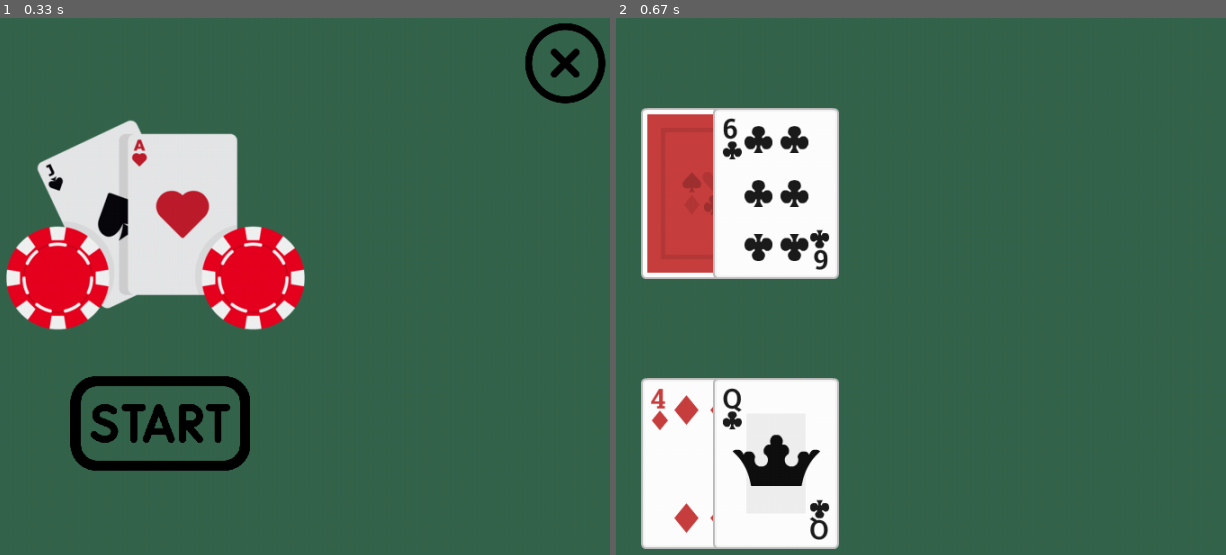
Above: before the commit, frames 1-2 (left to right).
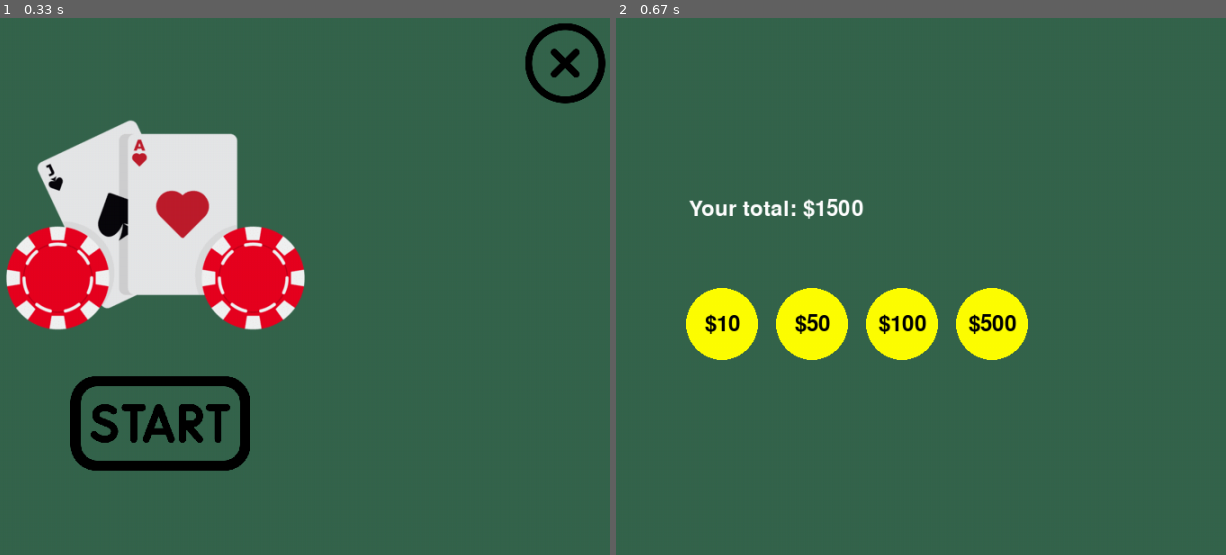
Above: after the commit, the same moments.

Repository: gracestalker/pygame_2_cards
Game: pygame game, started from game.py
The game is run twice, just before and just after one commit, with the same random seed, the same clock (stepped at 60 frames per second) and the same inputs.
Inputs (mouse positions are in pixels of both pictures, inside the frame that each line leads up to):
- Up to frame 1 (0.33 s): no input
- Up to frame 2 (0.67 s): click (774, 420) at 0.38 s

Frame 1 is identical in both runs. In frame 2, 26% of the frame differs, in the area x 4-68%, y 16-99%.

Commit message:
adding betting functions

Diff:
--- /dev/null
+++ b/betting.py
@@ -0,0 +1,47 @@
+import pygame
+
+
+def betting(screen, total, chip_values, width, height, table_color):
+
+    font = pygame.font.Font(None, 36)
+    chip_rects = []
+
+    # create chip buttons
+    # center them
+    chip_y = height // 2
+    chip_x = width // 2 - (len(chip_values) * 50) // 2
+
+    for i, value in enumerate(chip_values):
+        rect = pygame.Rect(chip_x + i * 100, chip_y, 80, 80)
+        chip_rects.append((rect, value))
+
+    betting = True
+    while betting:
+        # background for betting screen
+        screen.fill((table_color))
+
+        # display betting process
+        prompt = font.render(f"Your total: ${total}", True, (255,255,255))
+        screen.blit(prompt, (width // 2 - prompt.get_width() // 2, height // 3))
+
+        # draw chips
+        for rect, value in chip_rects:
+            pygame.draw.ellipse(screen, (255,255,0), rect)
+            text = font.render(f"${value}", True, (0,0,0))
+            screen.blit(text, (rect.centerx - text.get_width() // 2, rect.centery - text.get_height() // 2))
+
+        pygame.display.flip()
+
+        for event in pygame.event.get():
+            if event.type == pygame.QUIT:
+                pygame.quit()
+                exit()
+
+            if event.type == pygame.MOUSEBUTTONDOWN:
+                mouse_pos = pygame.mouse.get_pos()
+                for rect, value in chip_rects:
+                    if rect.collidepoint(mouse_pos):
+                        if value > total:
+                            print("You cannot bet more than your total.")
+                        else:
+                            return value
--- a/game.py
+++ b/game.py
@@ -3,6 +3,7 @@
 import os
 import hands
 from titlescreen import title_screen
+import betting
 
 
 # Initialize variables of game
@@ -11,6 +12,7 @@
 table_color = (53, 101, 77)
 card_back = pygame.image.load('assets/kenney_boardgame-pack/PNG/Cards/cardBack_red5.png')
 title_color = (0, 0, 255)
+player_balance = 1500
 
 
 # create a dictionary for the images to be loaded into the game
@@ -41,7 +43,13 @@
     return deck
 
 
-def main_game(screen):
+def main_game(screen, player_balance):
+
+    # betting
+    chip_values = [10, 50, 100, 500]
+    bet = betting.betting(screen, player_balance, chip_values, width, height, table_color)
+    total_bet = bet
+
     # initializing background
     background = hands.build_background(width, height, table_color)
 
@@ -53,12 +61,14 @@
     player_turn = True
     game_over = False
 
+
     running = True
     while running:
 
         if not game_over:
             # starting the background from the top of the screen
             screen.blit(background, (0, 0))
+
 
             # deal hands to player and dealer in their spots
             hands.display_hand(screen, dealer_hand, 100, 100, card_images, card_back, hidden=player_turn)
@@ -75,18 +85,21 @@
             player_total = hands.calculate_hand(player_hand, card_values)
             dealer_total = hands.calculate_hand(dealer_hand, card_values)
             result = ""
+
             if player_total > 21:
                 result = "Bust! Dealer wins."
+                player_balance -= total_bet
             elif dealer_total > 21 or player_total > dealer_total:
                 result = "Congratulations! You win!"
+                player_balance += total_bet
             elif player_total < dealer_total:
                 result = "You lost! Dealer wins."
+                player_balance -= total_bet
             else:
                 result = "It's a tie!"
 
-            hands.result_screen(result, screen, width, height, table_color)
-
-            # show the instructions to restart or quit the game!
+            # results screen
+            hands.result_screen(result, screen, width, height, table_color, player_balance)
 
 
         # event handling and initializing keys for game
@@ -118,11 +131,15 @@
                     pygame.quit()
                     exit()
 
+        return player_balance
+
         pygame.display.flip()
 
 
 # game loop to help shorten code
 def main():
+
+    player_balance = 1500
 
     pygame.init()
     screen = pygame.display.set_mode((width, height))
@@ -132,10 +149,11 @@
     # title screen loop
     show_game = title_screen(screen)
     if show_game:
+        while player_balance > 0:
+            player_balance = main_game(screen, player_balance)
         # start main game
-        while True:
-            main_game(screen)
 
+    print('Game Over!')
     pygame.quit()
 
 # Run the game
--- a/hands.py
+++ b/hands.py
@@ -47,7 +47,7 @@
         aces -= 1
     return total
 
-def result_screen(result, screen, width, height, table_color):
+def result_screen(result, screen, width, height, table_color, player_balance):
 
     # variables
 
@@ -61,8 +61,8 @@
 
     restart_text = font1.render("Play again", True, (255,255,255))
     restart_info = font2.render("Press [R] to replay  Press [Q] to quit", True, (255,255,255))
-    ### REPLACE WITH A VARIABLE LATE ###
-    total_info = font2.render("Total = 0", True, (255,255,255))
+    ### REPLACE WITH A VARIABLE LATER ###
+    total_info = font2.render(f"Total = {player_balance}", True, (255,255,255))
 
     # draw a rectangle for the restart screen
     text_width, text_height = restart_text.get_size()
